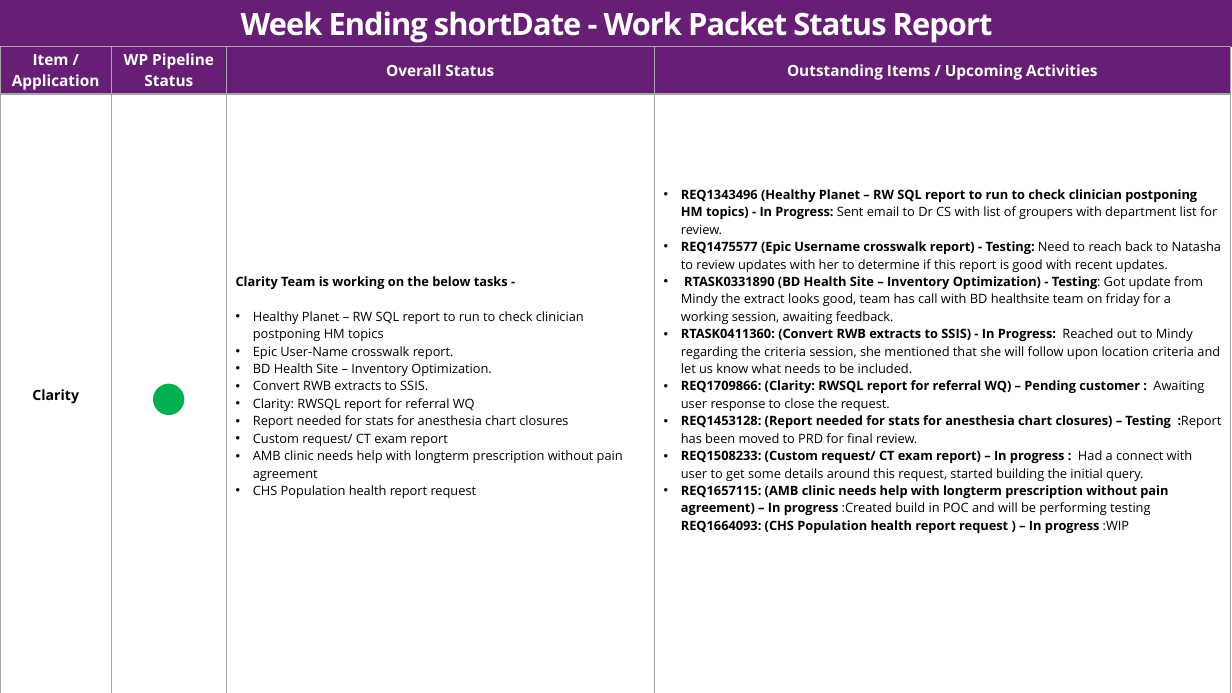
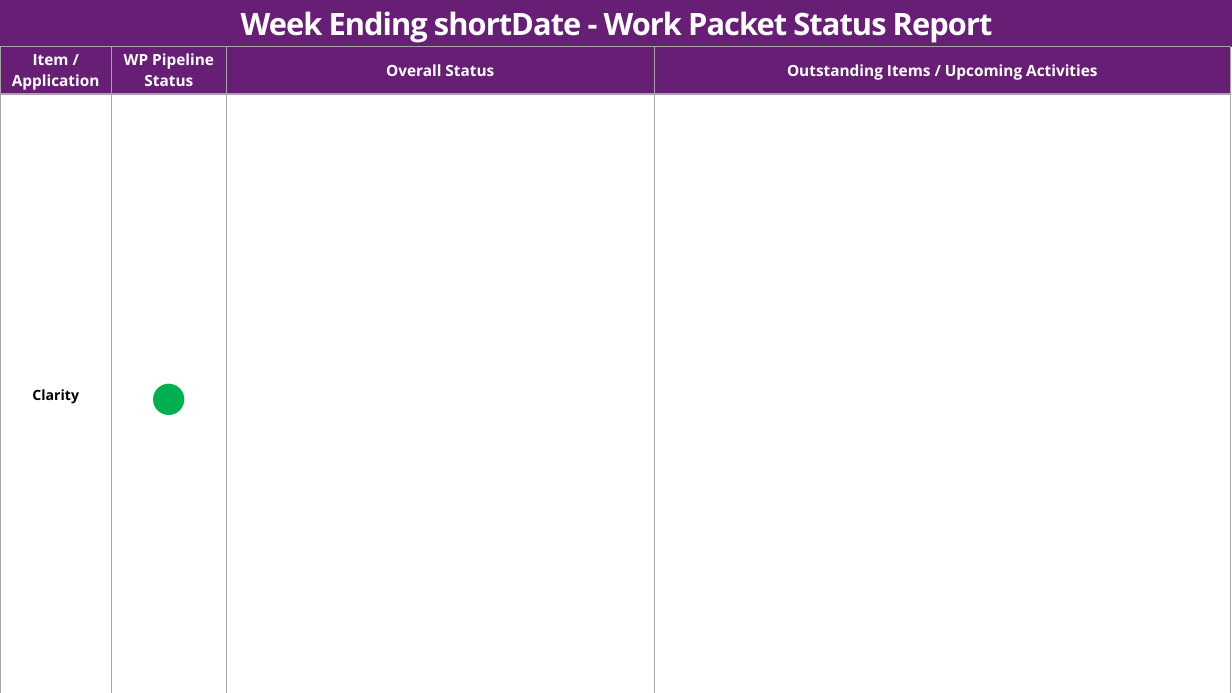
Before and after one commit to akshaya3206/Tracker-WeeklyDeck, a slide deck: slide 4 of WeeklyDeck_Template.pptx (slide 5 before the commit). Drawn at 1232x693 pixels with LibreOffice and Linux fonts; fonts in the diff are those of the drawing; background and template pictures are left out. Boxes give left, top, right and bottom in pixels: in the first picture for what was removed or moved away, otherwise in the second. Text is boxed around its words. In the diff, an @@ line names an element or a change of style, - is before the commit and + after.

```diff
--- a/WeeklyDeck_Template.pptx
+++ b/WeeklyDeck_Template.pptx
@@ table at <box>0,47,1231,692</box> @@
-row 2, column 3: Clarity Team is working on the below tasks - / Healthy Planet – RW SQL report to run to check clinician postponing HM topics / Epic User-Name crosswalk report. / BD Health Site – Inventory Optimization. / Convert RWB extracts to SSIS. / Clarity: RWSQL report for referral WQ / Report needed for stats for anesthesia chart closures / Custom request/ CT exam report / AMB clinic needs help with longterm prescription without pain agreement / CHS Population health report request
+row 2, column 3: 
-row 2, column 4: REQ1343496 (Healthy Planet – RW SQL report to run to check clinician postponing HM topics) - In Progress: Sent email to Dr CS with list of groupers with department list for review. / REQ1475577 (Epic Username crosswalk report) - Testing: Need to reach back to Natasha to review updates with her to determine if this report is good with recent updates. / RTASK0331890 (BD Health Site – Inventory Optimization) - Testing: Got update from Mindy the extract looks good, team has call with BD healthsite team on friday for a working session, awaiting feedback. / RTASK0411360: (Convert RWB extracts to SSIS) - In Progress: Reached out to Mindy regarding the criteria session, she mentioned that she will follow upon location criteria and let us know what needs to be included. / REQ1709866: (Clarity: RWSQL report for referral WQ) – Pending customer : Awaiting user response to close the request. / REQ1453128: (Report needed for stats for anesthesia chart closures) – Testing :Report has been moved to PRD for final review. / REQ1508233: (Custom request/ CT exam report) – In progress : Had a connect with user to get some details around this request, started building the initial query. / REQ1657115: (AMB clinic needs help with longterm prescription without pain agreement) – In progress :Created build in POC and will be performing testing / REQ1664093: (CHS Population health report request ) – In progress :WIP
+row 2, column 4: 
```
Also in this commit, not shown: 5 other slides changed, 1 slide removed, 2 other files.
